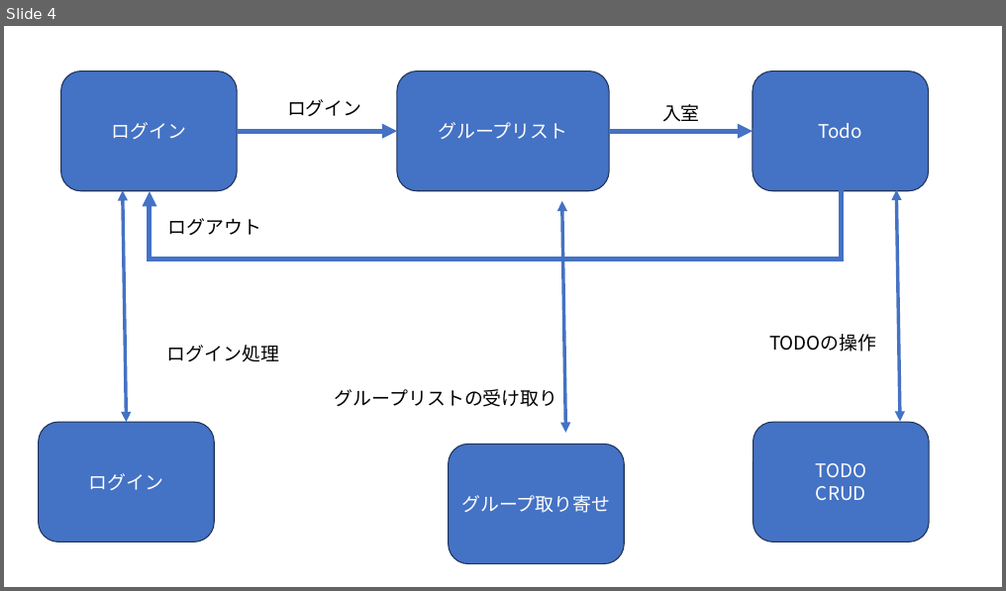
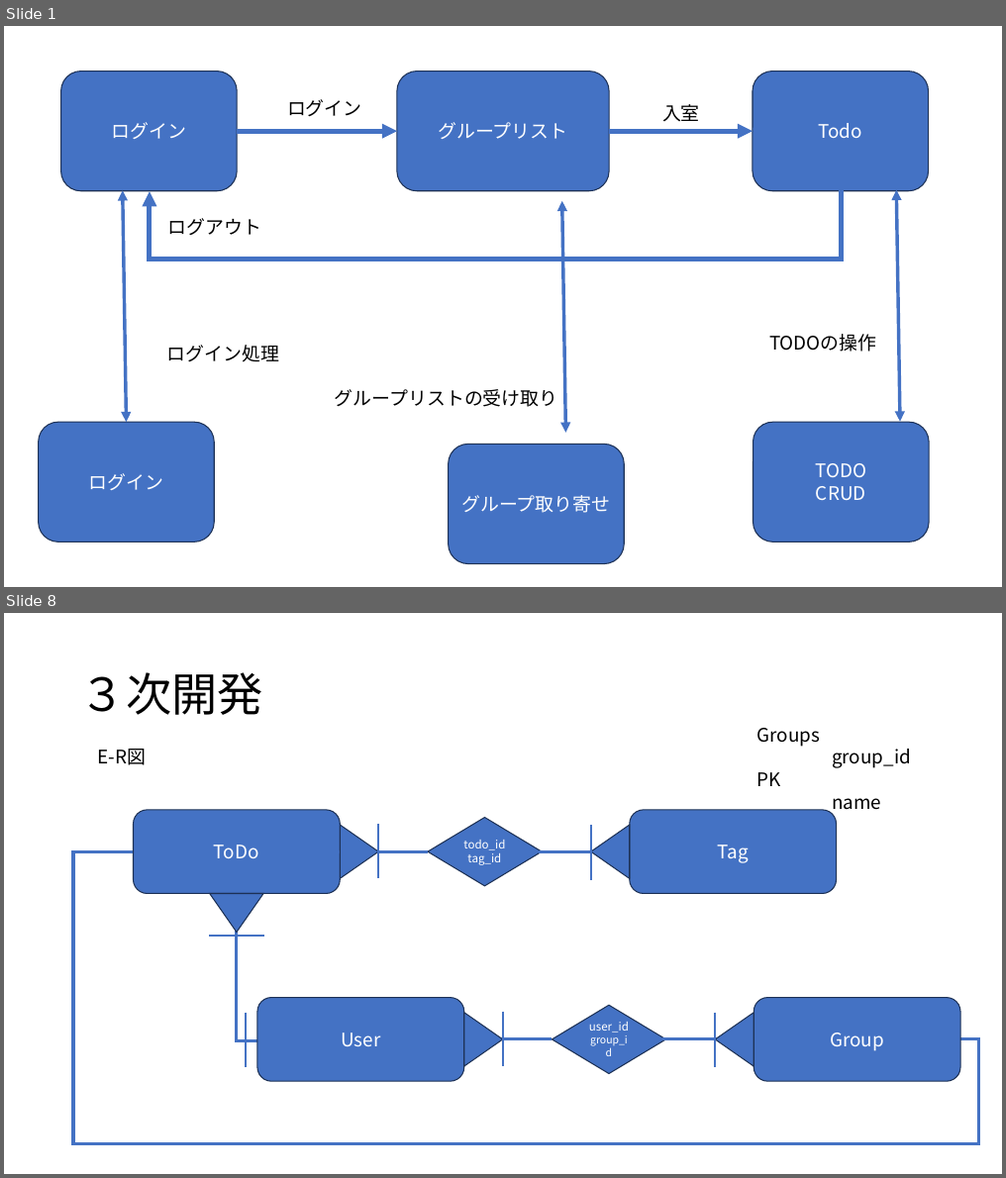
Before and after one commit to webfrontier-intern-20231002-20231031/todo-team-a, a slide deck: doc/Todo.pptx. Shown one above the other, each under a label of ours: slide 4 before the commit, slides 1 and 8 after it; the slides between them are not shown. The pictures are 1006x591 and 1006x1178 pixels, drawn with LibreOffice and Linux fonts; fonts in the diff are those of the drawing. Boxes give left, top, right and bottom in pixels: in the first picture for what was removed or moved away, otherwise in the second. Text is boxed around its words. In the diff, an @@ line names an element or a change of style, - is before the commit and + after.

```diff
--- a/doc/Todo.pptx
+++ b/doc/Todo.pptx
@@ slide 8 added at (4, 613, 1002, 1174), background #FFFFFF @@
@@ title added at (80, 672, 263, 715), 44 pt, text #000000 @@
+３次開発
@@ text added at (757, 728, 911, 814), 18 pt, text #000000 @@
+Groups
+group_id PK
+name
@@ text added at (98, 749, 147, 765), 18 pt, text #000000 @@
+E-R図
@@ rounded rectangle added at (134, 810, 341, 894), fill #4472C4, outline #1E3256 1 pt, 18 pt, text #FFFFFF @@
+ToDo
@@ diamond added at (428, 817, 542, 886), fill #4472C4, outline #1E3256 1 pt, 11 pt, text #FFFFFF @@
+todo_id
+tag_id
@@ rounded rectangle added at (630, 810, 837, 894), fill #4472C4, outline #1E3256 1 pt, 18 pt, text #FFFFFF @@
+Tag
@@ triangle added at (341, 825, 379, 878), fill #4472C4, outline #1E3256 1 pt @@
@@ line added from (378, 824) to (378, 878), #4472C4 2.25 pt @@
@@ triangle added at (591, 825, 630, 878), fill #4472C4, outline #1E3256 1 pt @@
@@ line added from (591, 825) to (591, 880), #4472C4 2.25 pt @@
@@ elbow line added from (902, 1040) to (134, 852), #4472C4 3 pt @@
@@ elbow line added from (428, 852) to (337, 852), #4472C4 3 pt @@
@@ elbow line added from (630, 852) to (539, 852), #4472C4 3 pt @@
@@ triangle added at (210, 894, 263, 933), fill #4472C4, outline #1E3256 1 pt @@
@@ elbow line added from (382, 1040) to (237, 894), #4472C4 3 pt @@
@@ line added from (263, 936) to (209, 936), #4472C4 2.25 pt @@
@@ rounded rectangle added at (257, 998, 464, 1081), fill #4472C4, outline #1E3256 1 pt, 18 pt, text #FFFFFF @@
+User
@@ rounded rectangle added at (754, 998, 960, 1081), fill #4472C4, outline #1E3256 1 pt, 18 pt, text #FFFFFF @@
+Group
@@ line added from (246, 1013) to (246, 1068), #4472C4 2.25 pt @@
@@ triangle added at (464, 1013, 503, 1066), fill #4472C4, outline #1E3256 1 pt @@
@@ line added from (503, 1012) to (503, 1066), #4472C4 2.25 pt @@
@@ diamond added at (552, 1005, 665, 1074), fill #4472C4, outline #1E3256 1 pt, 10 pt, text #FFFFFF @@
+user_id
+group_id
@@ triangle added at (715, 1013, 754, 1066), fill #4472C4, outline #1E3256 1 pt @@
@@ line added from (715, 1013) to (715, 1068), #4472C4 2.25 pt @@
@@ elbow line added from (552, 1040) to (460, 1040), #4472C4 3 pt @@
@@ elbow line added from (754, 1040) to (662, 1040), #4472C4 3 pt @@
@@ what was slide 4 is now slide 1 @@
```
Also in this commit, not shown: 1 slide changed, 6 other slides added, 4 slides removed, 9 other files.
